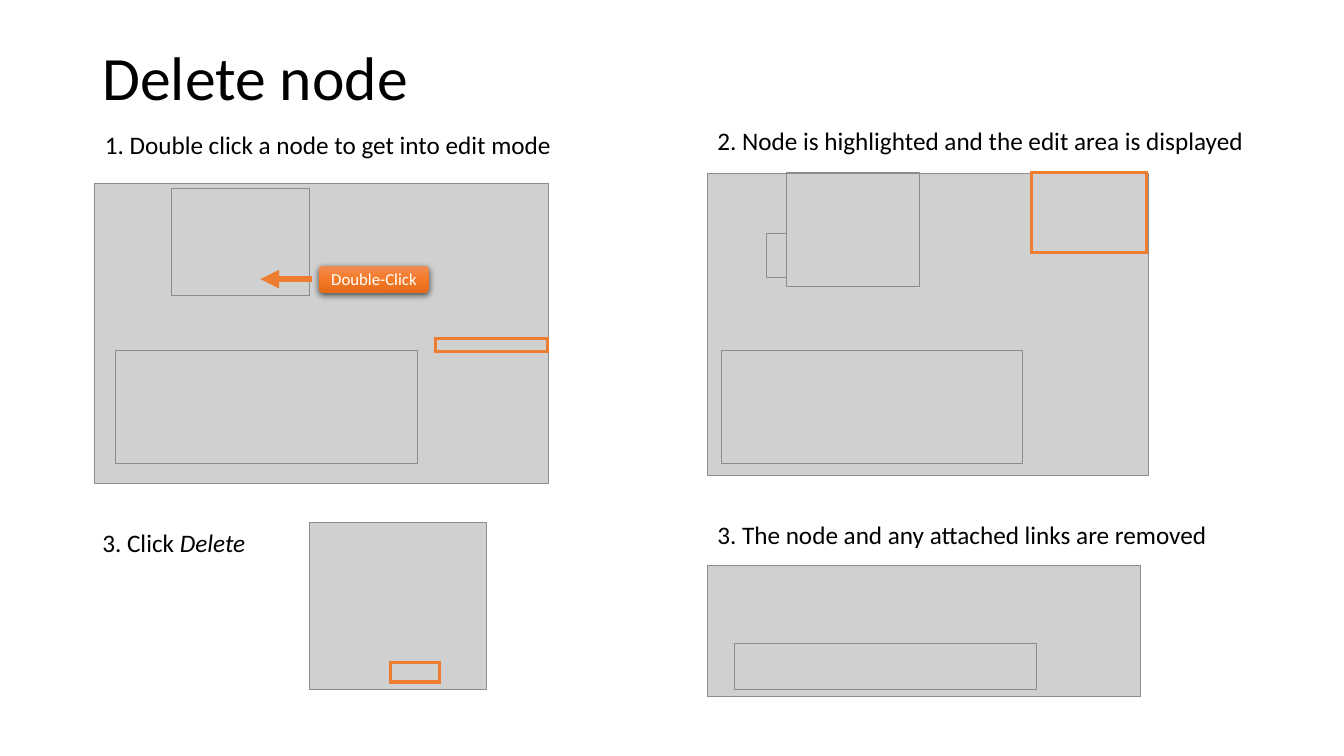
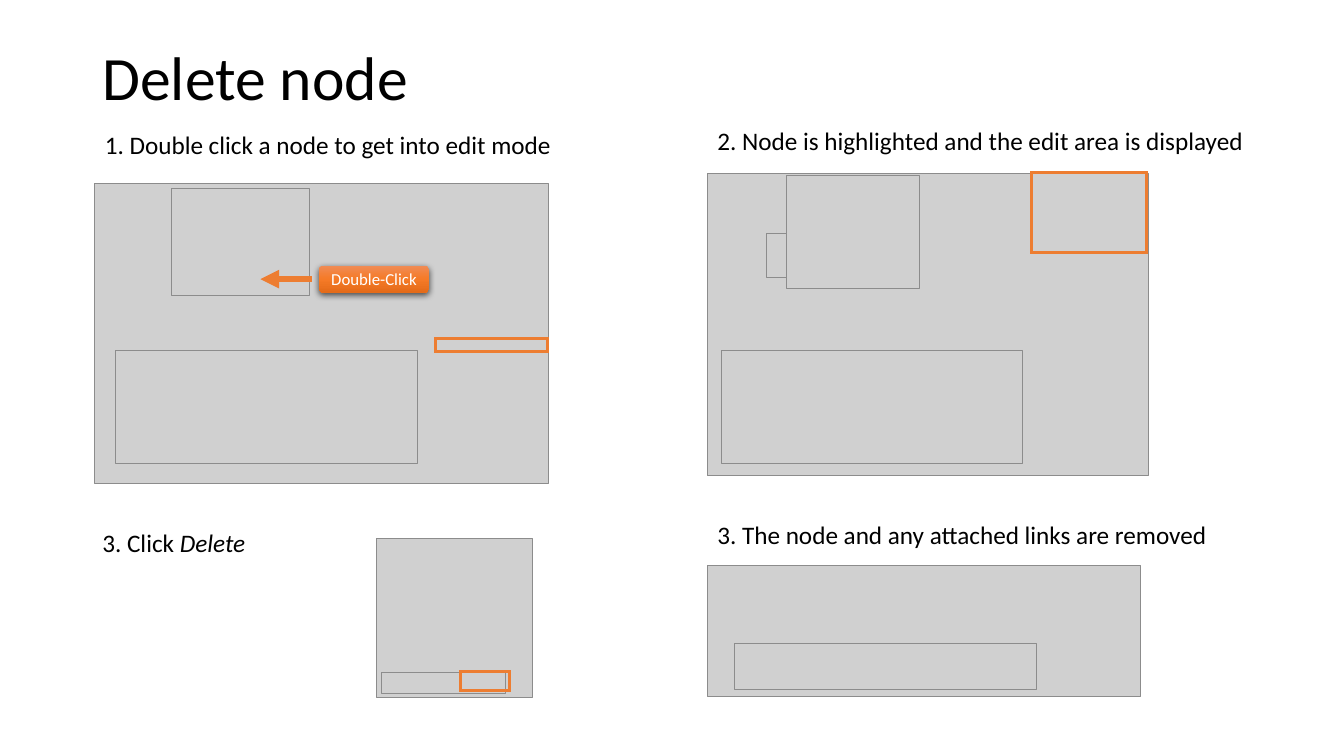
Before and after one commit to phuse-org/LinkedDataWorkshop, a slide deck: slide 7 of EUConnect18/doc/GraphEditor introduction.pptx. Drawn at 1344x756 pixels with LibreOffice and Linux fonts; fonts in the diff are those of the drawing; grey boxes stand for pictures. Boxes give left, top, right and bottom in pixels: in the first picture for what was removed or moved away, otherwise in the second. Text is boxed around its words. In the diff, an @@ line names an element or a change of style, - is before the commit and + after.

```diff
--- a/EUConnect18/doc/GraphEditor introduction.pptx
+++ b/EUConnect18/doc/GraphEditor introduction.pptx
@@ picture removed at [310,522,486,690] @@
@@ picture added at [376,538,532,697] @@
@@ picture added at [381,673,505,694] @@
@@ rectangle: place and size @@
-rectangle at [391,663,441,683]
+rectangle at [461,671,510,691]
```
Also in this commit, not shown: 5 other slides changed, 1 other file.
